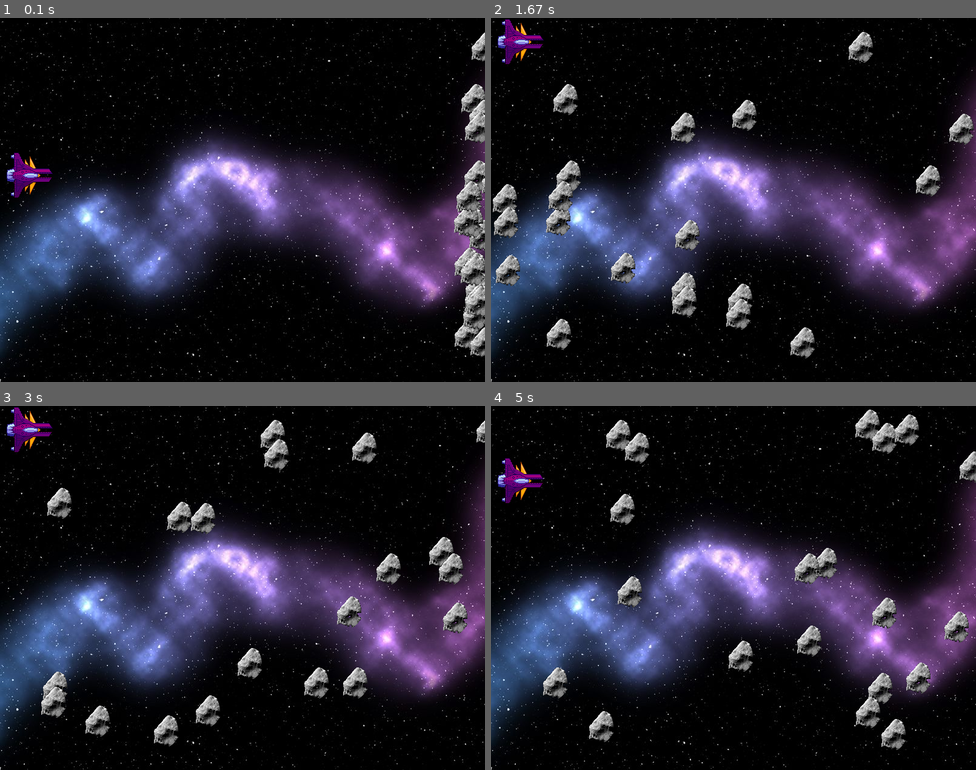
Above: before the commit, frames 1-4 (two rows, left to right).
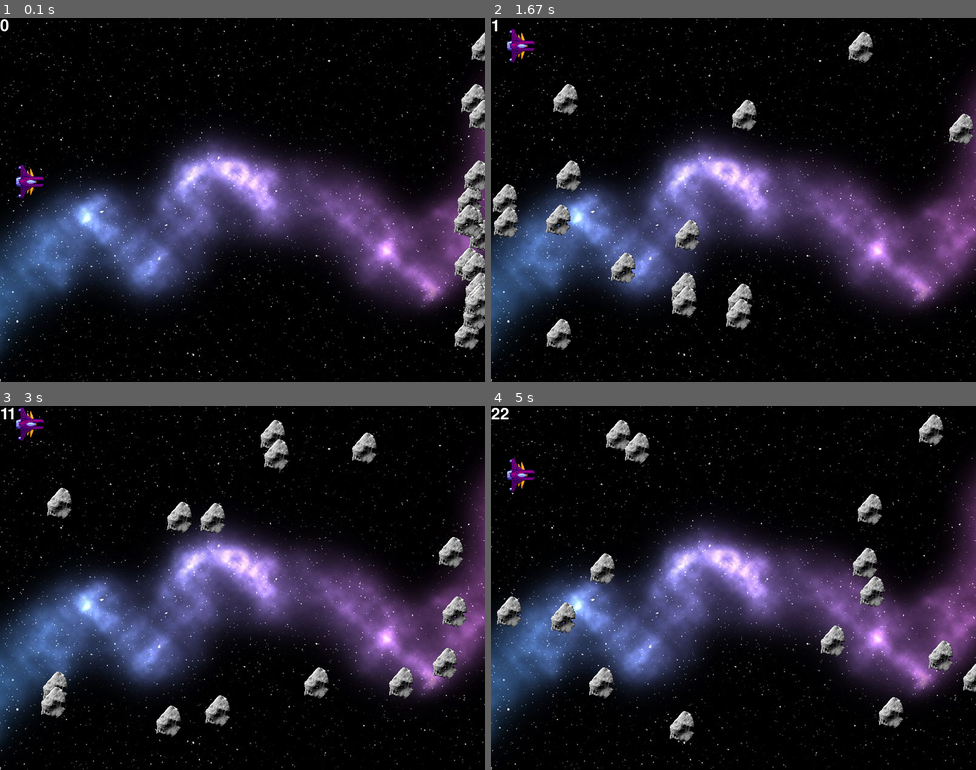
Above: after the commit, the same moments.

Repository: Mikifevrier/Proyecto-Final-Pygame
Game: pygame game, started from main.py
Two runs of this game, one before a commit and one after it. Both use one fixed random seed, a clock stepped at 60 frames per second and the inputs below.
Inputs:
- Up to frame 1 (0.1 s): no input
- Up to frame 2 (1.67 s): hold Up 0.33-0.8 s; hold Down 0.83-1.13 s; hold Up 1.17-1.53 s
- Up to frame 3 (3 s): hold Up 1.97-2.27 s; hold Down 2.3-2.6 s; hold Up from 2.63 s (still down)
- Up to frame 4 (5 s): release Up at 3 s; hold Up 3.43-3.73 s; hold Down 3.77-4.07 s; hold Up from 4.9 s (still down)

The runs differ from the first frame. In frame 1, 1.5% of the frame differs, in the area x 0-100%, y 0-94%; in frame 2, 2.0%; in frame 3, 4.8%; in frame 4, 9.0%, in the area x 0-100%, y 0-95%.

Commit message:
Prueba de música y marcador que cuenta puntos

Diff:
--- a/main.py
+++ b/main.py
@@ -1,23 +1,44 @@
 import pygame
 import random
+from pygame import mixer
+from pygame import sprite
 
 from pygame.constants import *
 
-
+FPS = 60
 ANCHO = 800
 ALTO = 600
 NEGRO = (0, 0, 0)
 BLANCO = (255, 255, 255)
 
+
+# Inicio del juego y crear la pantalla
 pygame.init()
 pantalla = pygame.display.set_mode((ANCHO, ALTO))
 pygame.display.set_caption("Space Trooper Adventure")
 clock = pygame.time.Clock()
+pygame.mixer.music.load("audio/metroid.wav")
+pygame.mixer.music.set_volume(0.2)
 
+#Por ahora voy a dejar el marcador muy normalito
+class Marcador(pygame.sprite.Sprite):
+    def __init__(self, x, y, fontsize=40, color=BLANCO):
+        super().__init__()
+        self.fuente = pygame.font.SysFont("Namco", fontsize)
+        self.texto = 0
+        self.color = color
+        self.image = self.fuente.render(str(self.texto), True, self.color)
+        self.rect = self.image.get_rect()
+
+    def update(self):
+        self.image = self.fuente.render(str(self.texto), True, self.color)
+
+# El jugador que controla la nave
 class Nave(pygame.sprite.Sprite):
     def __init__(self):
         super().__init__()
         self.image = pygame.image.load("images/nave.png").convert()
+        self.image = pygame.transform.scale(self.image, (50, 60))
         self.image.set_colorkey(NEGRO)
         self.rect = self.image.get_rect()
         self.rect.centerx = ANCHO - 750
@@ -37,6 +58,7 @@
         if self.rect.bottom > ALTO:
             self.rect.bottom = ALTO
 
+#Los meteoritos
 class Roca(pygame.sprite.Sprite):
     def __init__(self):
         super().__init__()
@@ -48,18 +70,23 @@
         self.rect.y = random.randrange(ALTO - self.rect.height)
         self.vx = random.randrange(1, 10)
 
+
     def update(self):
         self.rect.x -= self.vx
         if self.rect.right < 0:
             self.rect.x = random.randrange(780, 800)
             self.rect.y = random.randrange(ALTO - self.rect.height)
             self.vx = random.randrange(1, 10)
+            marcador.texto += 1
 
+# Fondo de la pantalla
 fondo = pygame.image.load("images/fondo.jpg").convert()
+#Hacer que el fondo sea dinámico si me da tiempo (estrellitas brillando, que se mueva, ¿que haga cosas chulas?)
 
+# Incluir los objetos en el Group
 grupoSprites = pygame.sprite.Group()
 roca_list = pygame.sprite.Group()
-for i in range(20):
+for i in range(15):
     roca = Roca()
     grupoSprites.add(roca)
     roca_list.add(roca)
@@ -67,6 +94,12 @@
 nave = Nave()
 grupoSprites.add(nave)
 
+marcador = Marcador(10, 10)
+grupoSprites.add(marcador)
+
+pygame.mixer.music.play(loops=-1)
+
+# Bucle Principal
 running = True
 while running:
     clock.tick(60)
@@ -76,6 +109,12 @@
 
     grupoSprites.update()
 
+# Si hay una colisión
+    colision = pygame.sprite.spritecollide(nave, roca_list, True)
+    if colision:
+        running = False
+
+# Blit, Draw, Displays
     pantalla.blit(fondo, [0, 0])
 
     grupoSprites.draw(pantalla)
Binary file added: images/spaceship_player.png
Not shown, added: audio/metroid.wav
